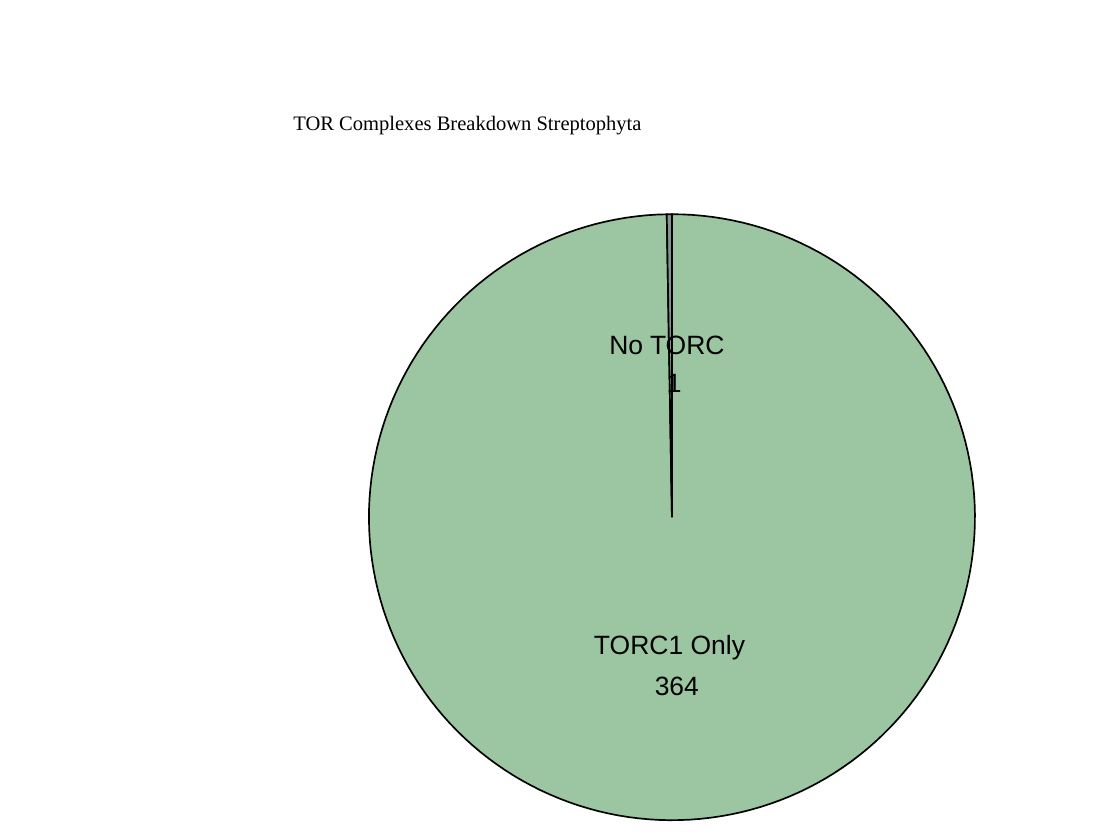
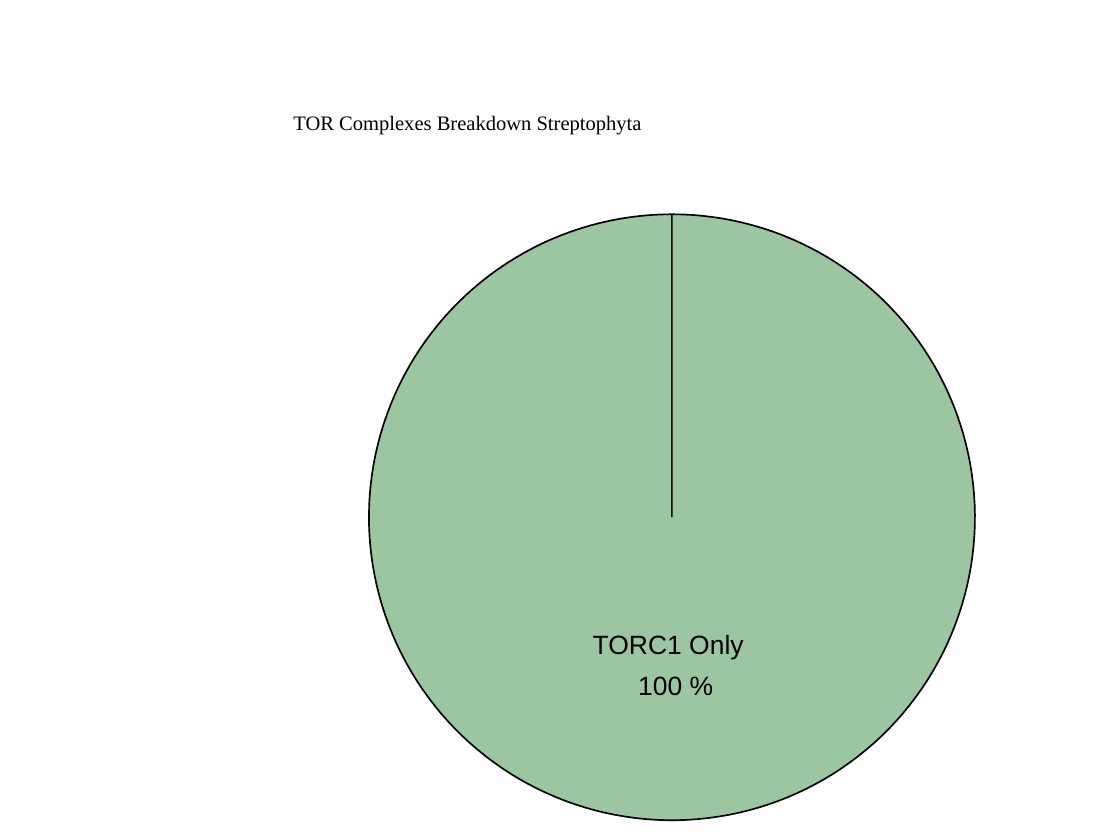
Before and after one commit to Dellaraam/TOR_phylogenetics, a slide deck: slide 1 of Images/Figures_PPT/ComponentsStreptophytaPieChart.pptx. Drawn at 1120x840 pixels with LibreOffice and Linux fonts; fonts in the diff are those of the drawing. Boxes give left, top, right and bottom in pixels: in the first picture for what was removed or moved away, otherwise in the second. Text is boxed around its words. In the diff, an @@ line names an element or a change of style, - is before the commit and + after.

```diff
--- a/Images/Figures_PPT/ComponentsStreptophytaPieChart.pptx
+++ b/Images/Figures_PPT/ComponentsStreptophytaPieChart.pptx
@@ freeform shape at box(368, 214, 974, 820): outline redrawn @@
@@ group removed at box(609, 214, 725, 696): 3 texts, 1 freeform shape @@
-364
-No TORC
-1
@@ text added at box(638, 676, 682, 696), 17.1 pt, text #000000 @@
+100 %
```
Also in this commit, not shown: 47 other files.
